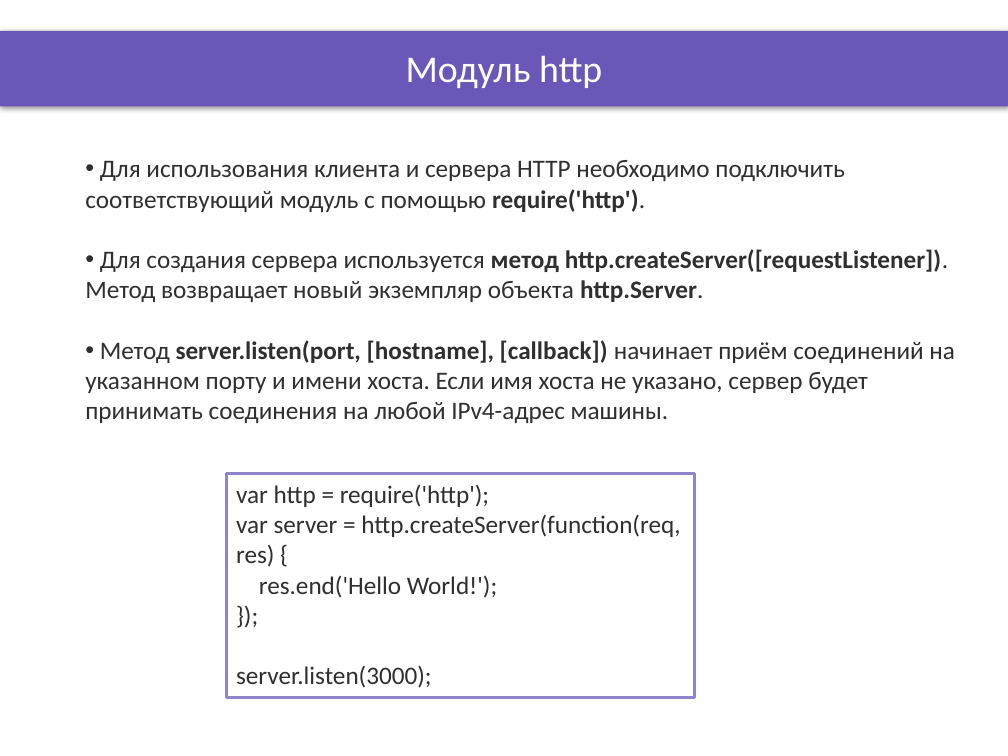
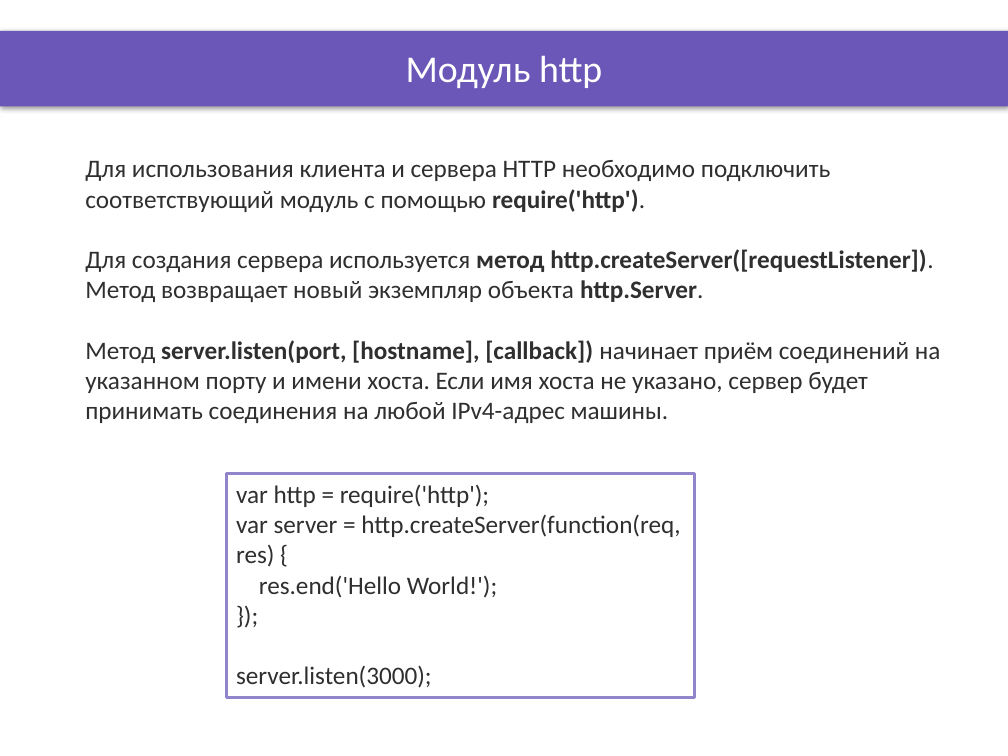
Before and after one commit to DinamickaDevelopment/ignite, a slide deck: slide 2 of NodeJS/lesson_29/Presentation/Working_with_requests.pptx. Drawn at 1008x756 pixels with LibreOffice and Linux fonts; fonts in the diff are those of the drawing; background and template pictures are left out. Boxes give left, top, right and bottom in pixels: in the first picture for what was removed or moved away, otherwise in the second. Text is boxed around its words. In the diff, an @@ line names an element or a change of style, - is before the commit and + after.

```diff
--- a/NodeJS/lesson_29/Presentation/Working_with_requests.pptx
+++ b/NodeJS/lesson_29/Presentation/Working_with_requests.pptx
@@ text "Для использования клиента и сервера ..." at (x1=85, y1=160, x2=941, y2=423): bullet • to none @@
```
Also in this commit, not shown: 2 other slides changed, 2 other files.
